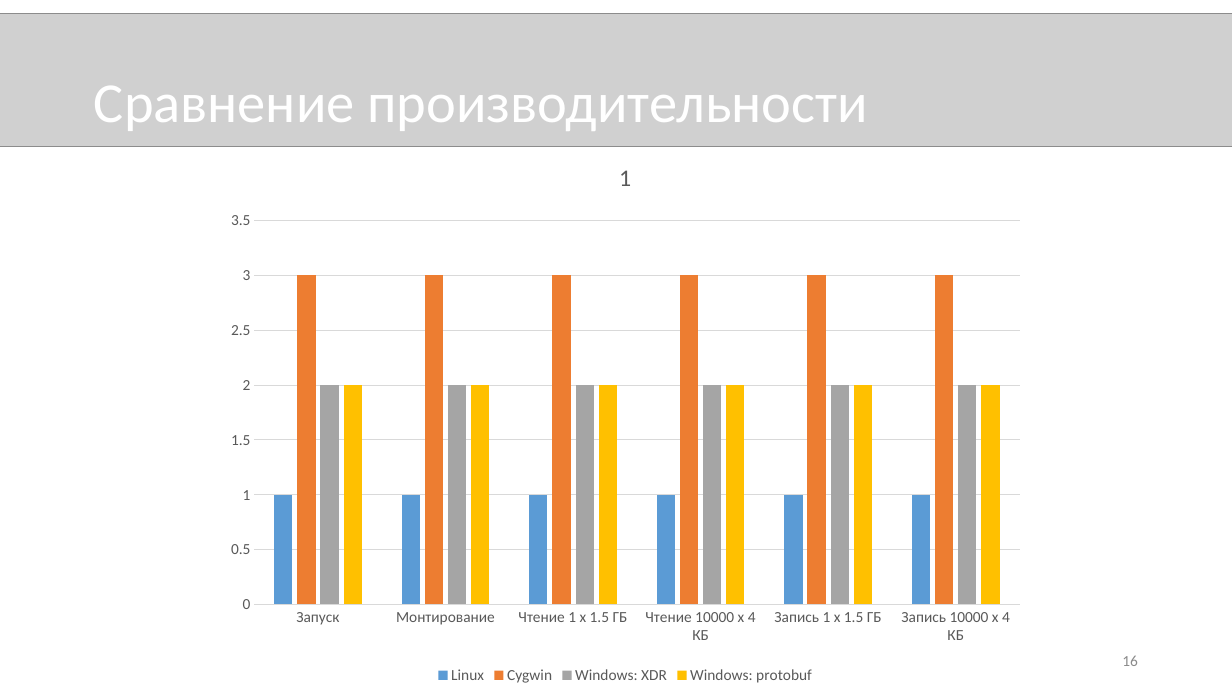
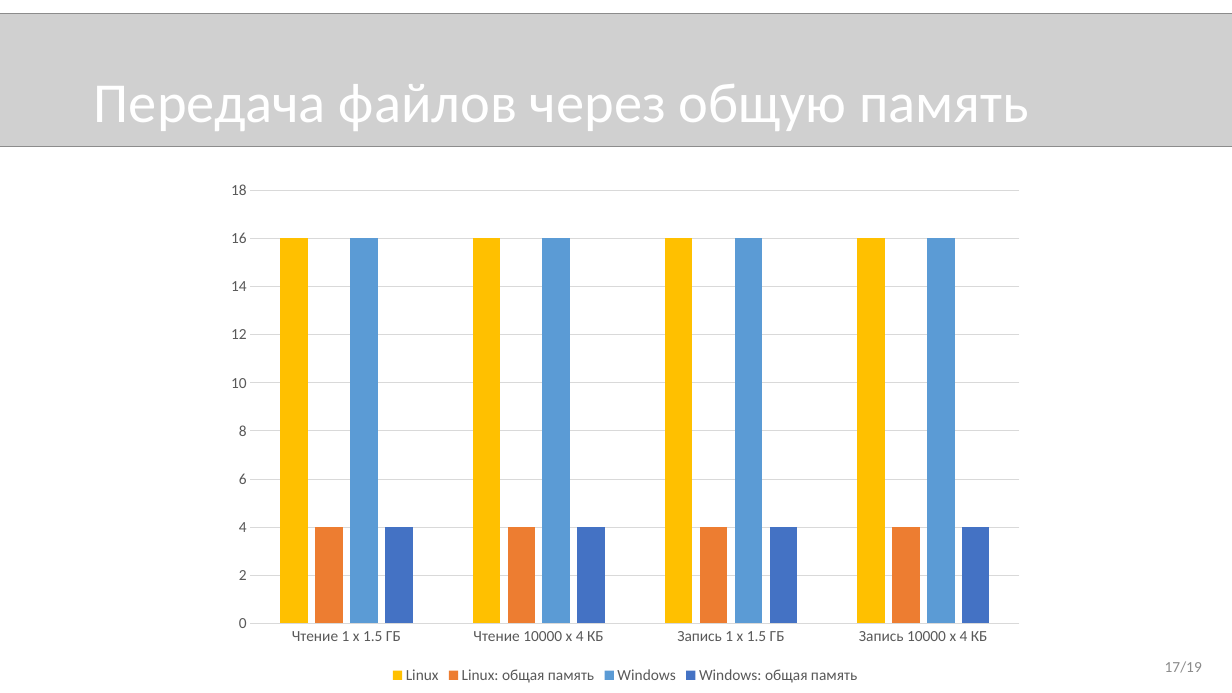
Before and after one commit to novokrest/master-thesis, a slide deck: slide 17 of presentation.pptx (slide 16 before the commit). Drawn at 1232x693 pixels with LibreOffice and Linux fonts; fonts in the diff are those of the drawing; grey boxes stand for pictures. Boxes give left, top, right and bottom in pixels: in the first picture for what was removed or moved away, otherwise in the second. Text is boxed around its words. In the diff, an @@ line names an element or a change of style, - is before the commit and + after.

```diff
--- a/presentation.pptx
+++ b/presentation.pptx
@@ title at bbox=[94, 84, 1029, 131]: text changed @@
-Сравнение производительности
+Передача файлов через общую память
@@ column chart at bbox=[214, 171, 1036, 689] @@
@@ title "1 " removed @@
-categories: Запуск, Монтирование, Чтение 1 х 1.5 ГБ, Чтение 10000 х 4 КБ, Запись 1 х 1.5 ГБ, Запись 10000 х 4 КБ
+categories: Чтение 1 х 1.5 ГБ, Чтение 10000 х 4 КБ, Запись 1 х 1.5 ГБ, Запись 10000 х 4 КБ
-Linux: 1, 1, 1, 1, 1, 1
+Linux: 16, 16, 16, 16
@@ colour of Linux #5B9BD5 to #FFC000 @@
-Cygwin: 3, 3, 3, 3, 3, 3
+Linux: общая память: 4, 4, 4, 4
-Windows: XDR: 2, 2, 2, 2, 2, 2
+Windows: 16, 16, 16, 16
@@ colour of Windows #A5A5A5 to #5B9BD5 @@
-Windows: protobuf: 2, 2, 2, 2, 2, 2
+Windows: общая память: 4, 4, 4, 4
@@ colour of Windows: общая память #FFC000 to #4472C4 @@
@@ column chart: place and size @@
-column chart at bbox=[214, 140, 1036, 689]
+column chart at bbox=[214, 171, 1036, 689]
@@ page number removed at bbox=[1122, 655, 1138, 666] @@
-16
@@ text added at bbox=[1165, 661, 1202, 673], 12 pt, text #8C8C8C @@
+17/19
```
Also in this commit, not shown: 14 other slides changed, 1 slide added, 2 other files.
